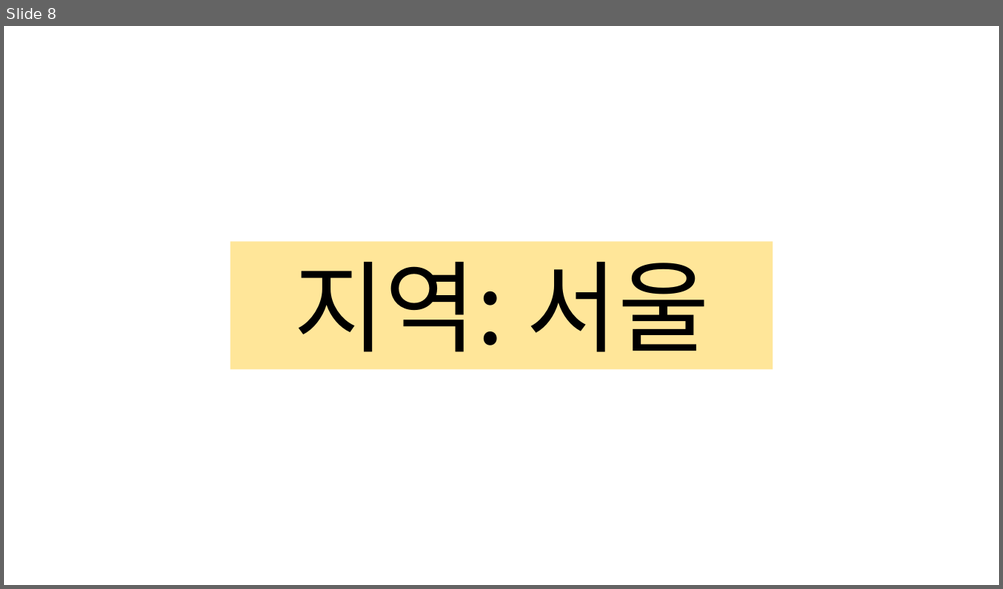
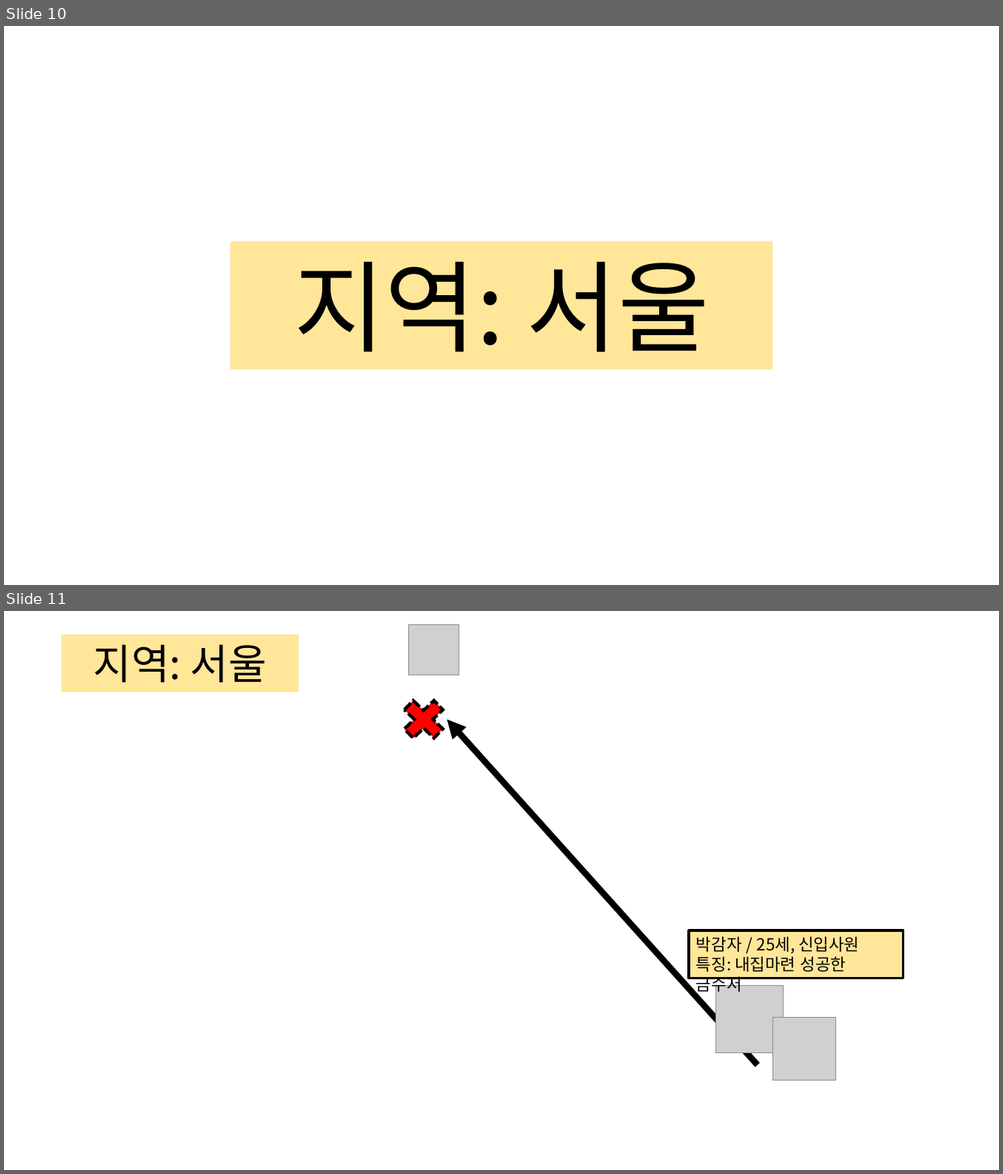
Before and after one commit to kyungsook/covid-19-notification, a slide deck: video.pptx. Shown one above the other, each under a label of ours: slide 8 before the commit, slides 10 and 11 after it. The pictures are 1003x589 and 1003x1174 pixels, drawn with LibreOffice and Linux fonts; fonts in the diff are those of the drawing; grey boxes stand for pictures; background and template pictures are left out. Boxes give left, top, right and bottom in pixels: in the first picture for what was removed or moved away, otherwise in the second. Text is boxed around its words. In the diff, an @@ line names an element or a change of style, - is before the commit and + after.

```diff
--- a/video.pptx
+++ b/video.pptx
@@ slide 11 added at [4, 611, 999, 1170], background picture (left out) @@
@@ picture added at [408, 625, 459, 676] @@
@@ rectangle added at [62, 634, 299, 692], fill #FFE699, 40 pt, text #000000 @@
+지역: 서울
@@ cross added at [395, 692, 452, 747], fill #FF0000, outline #000000 3 pt dashed @@
@@ arrow added from (757, 1065) to (447, 719), #000000 6 pt @@
@@ rectangle added at [689, 931, 903, 979], fill #FFE699, outline #000000 2.25 pt, 16 pt, text #000000 @@
+박감자 / 25세, 신입사원
+특징: 내집마련 성공한 금수저
@@ picture added at [716, 986, 783, 1054] @@
@@ picture added at [772, 1017, 835, 1080] @@
@@ what was slide 8 is now slide 10 @@
```
Also in this commit, not shown: 2 slides changed, 11 other slides added, 7 slides removed, 4 other files.
